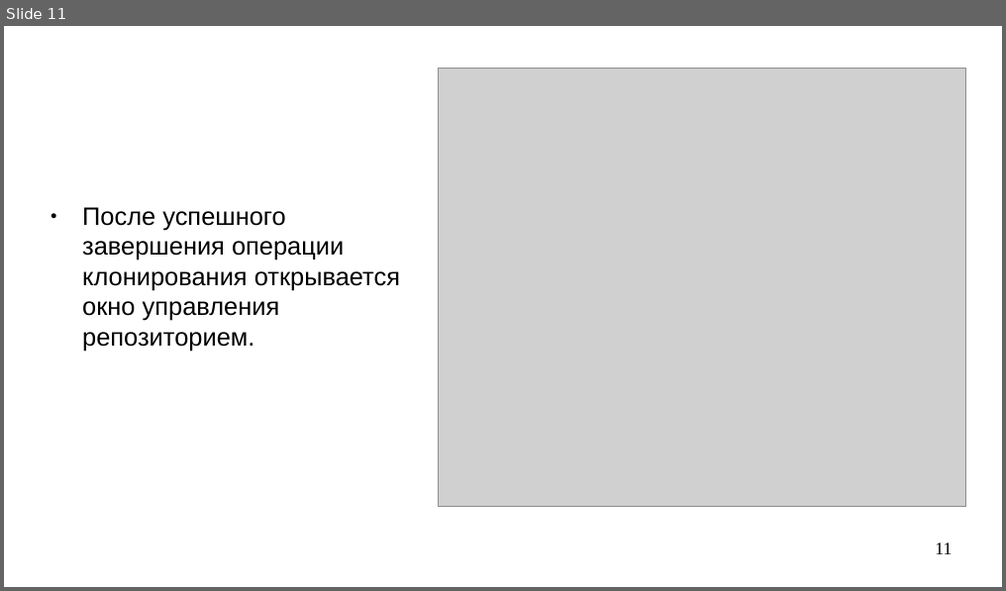
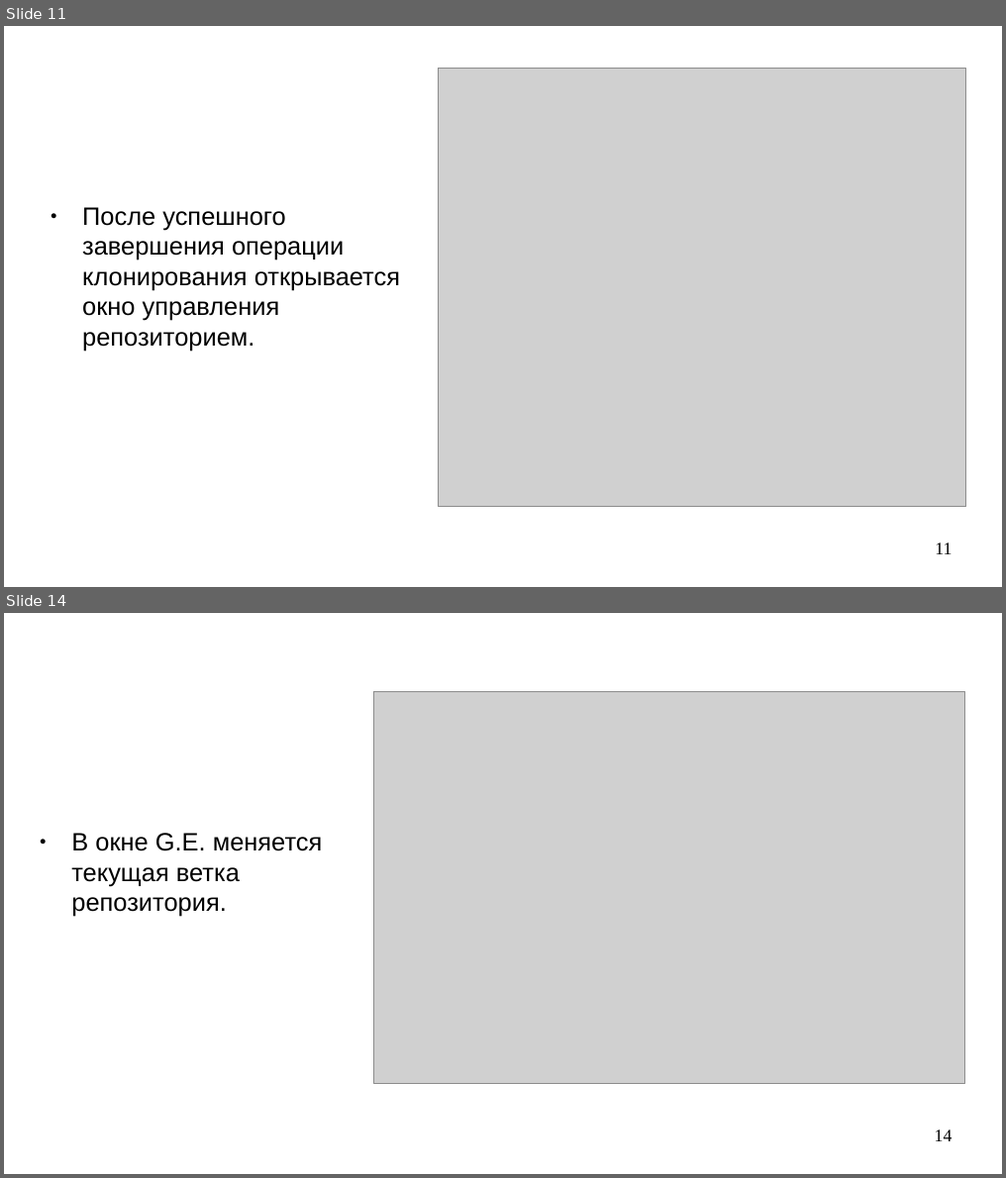
Before and after one commit to steelcraft/stud-lab, a slide deck: Практические занятия/Работа с Git.odp. Shown one above the other, each under a label of ours: slide 11 before the commit, slides 11 and 14 after it; the slides between them are not shown. The pictures are 1006x591 and 1006x1178 pixels, drawn with LibreOffice and Linux fonts; fonts in the diff are those of the drawing; grey boxes stand for pictures. Boxes give left, top, right and bottom in pixels: in the first picture for what was removed or moved away, otherwise in the second. Text is boxed around its words. In the diff, an @@ line names an element or a change of style, - is before the commit and + after.

```diff
--- a/Практические занятия/Работа с Git.odp
+++ b/Практические занятия/Работа с Git.odp
@@ slide 14 added at bbox=[4, 613, 1002, 1174], background #FFFFFF @@
@@ picture added at bbox=[374, 692, 965, 1084] @@
@@ text added at bbox=[71, 833, 323, 917], 20 pt, text #000000 @@
+● В окне G.E. меняется текущая ветка репозитория.
@@ page number added at bbox=[935, 1130, 952, 1142], 14 pt, text #000000 @@
+14
```
Also in this commit, not shown: 3 slides changed, 6 other slides added.
